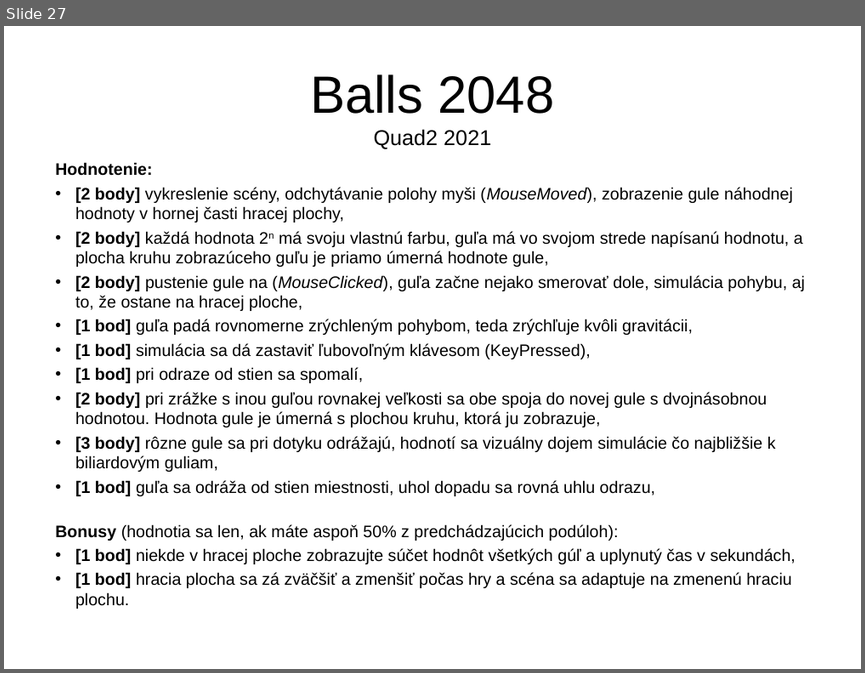
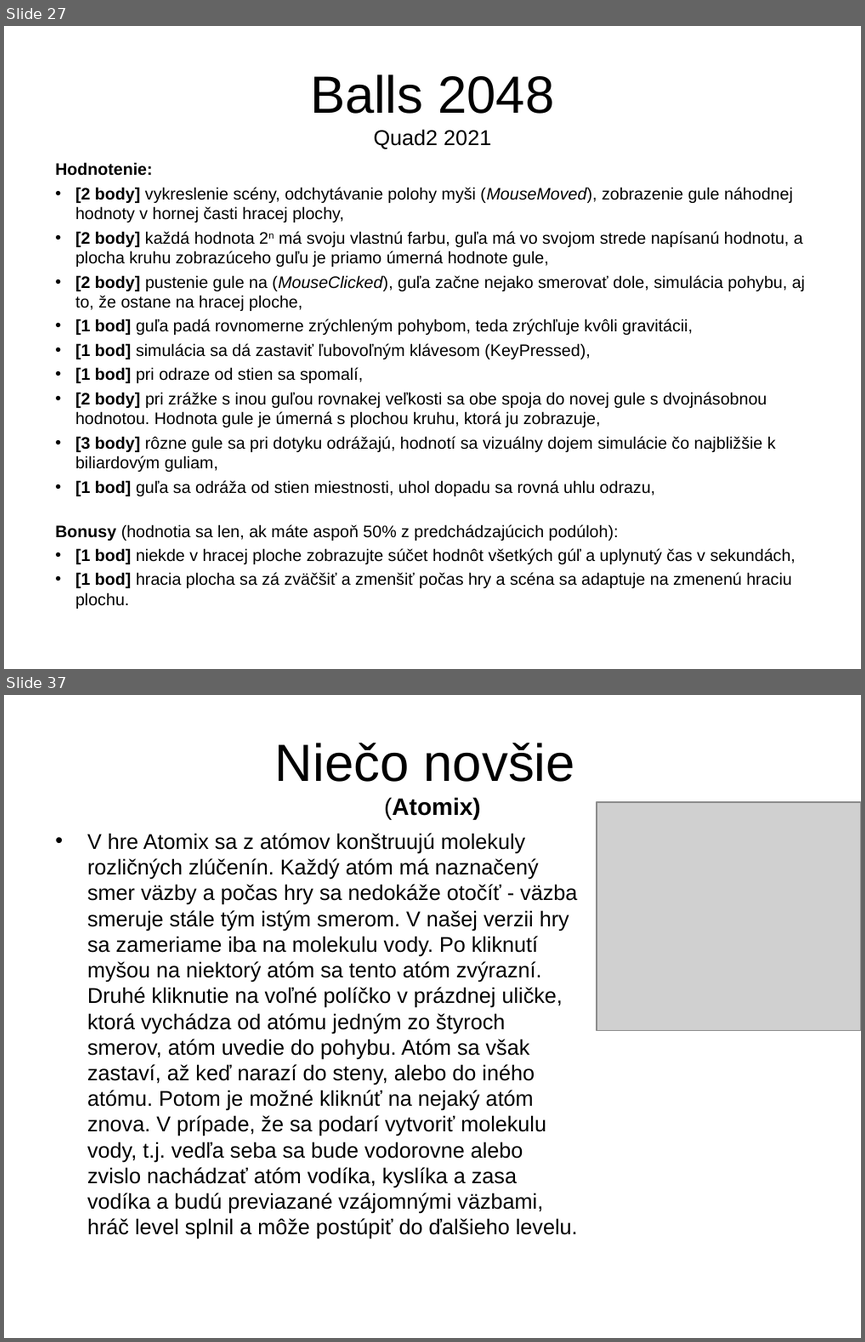
Before and after one commit to Programovanie4/Prednasky, a slide deck: 12/12_java.ppt. Shown one above the other, each under a label of ours: slide 27 before the commit, slides 27 and 37 after it; the slides between them are not shown. The pictures are 865x673 and 865x1342 pixels, drawn with LibreOffice and Linux fonts; fonts in the diff are those of the drawing; grey boxes stand for pictures. Boxes give left, top, right and bottom in pixels: in the first picture for what was removed or moved away, otherwise in the second. Text is boxed around its words. In the diff, an @@ line names an element or a change of style, - is before the commit and + after.

```diff
--- a/12/12_java.ppt
+++ b/12/12_java.ppt
@@ slide 37 added at (4, 695, 861, 1338), background #FFFFFF @@
@@ title added at (275, 743, 575, 819), 44 pt, text #000000 @@
+Niečo novšie
+(Atomix)
@@ picture added at (596, 802, 861, 1031) @@
@@ text added at (87, 833, 578, 1239), 18 pt, text #000000 @@
+• V hre Atomix sa z atómov konštruujú molekuly rozličných zlúčenín. Každý atóm má naznačený smer väzby a počas hry sa nedokáže otočíť - väzba smeruje stále tým istým smerom. V našej verzii hry sa zameriame iba na molekulu vody. Po kliknutí myšou na niektorý atóm sa tento atóm zvýrazní. Druhé kliknutie na voľné políčko v prázdnej uličke, ktorá vychádza od atómu jedným zo štyroch smerov, atóm uvedie do pohybu. Atóm sa však zastaví, až keď narazí do steny, alebo do iného atómu. Potom je možné kliknúť na nejaký atóm znova. V prípade, že sa podarí vytvoriť molekulu vody, t.j. vedľa seba sa bude vodorovne alebo zvislo nachádzať atóm vodíka, kyslíka a zasa vodíka a budú previazané vzájomnými väzbami, hráč level splnil a môže postúpiť do ďalšieho levelu.
```
Also in this commit, not shown: 2 slides changed, 9 other slides added, 5 other files.
